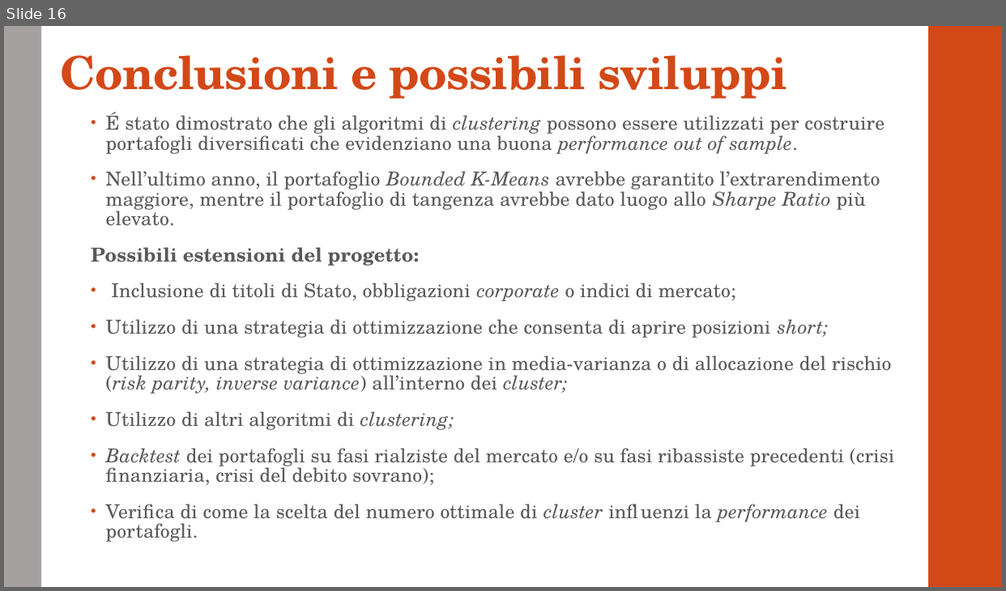
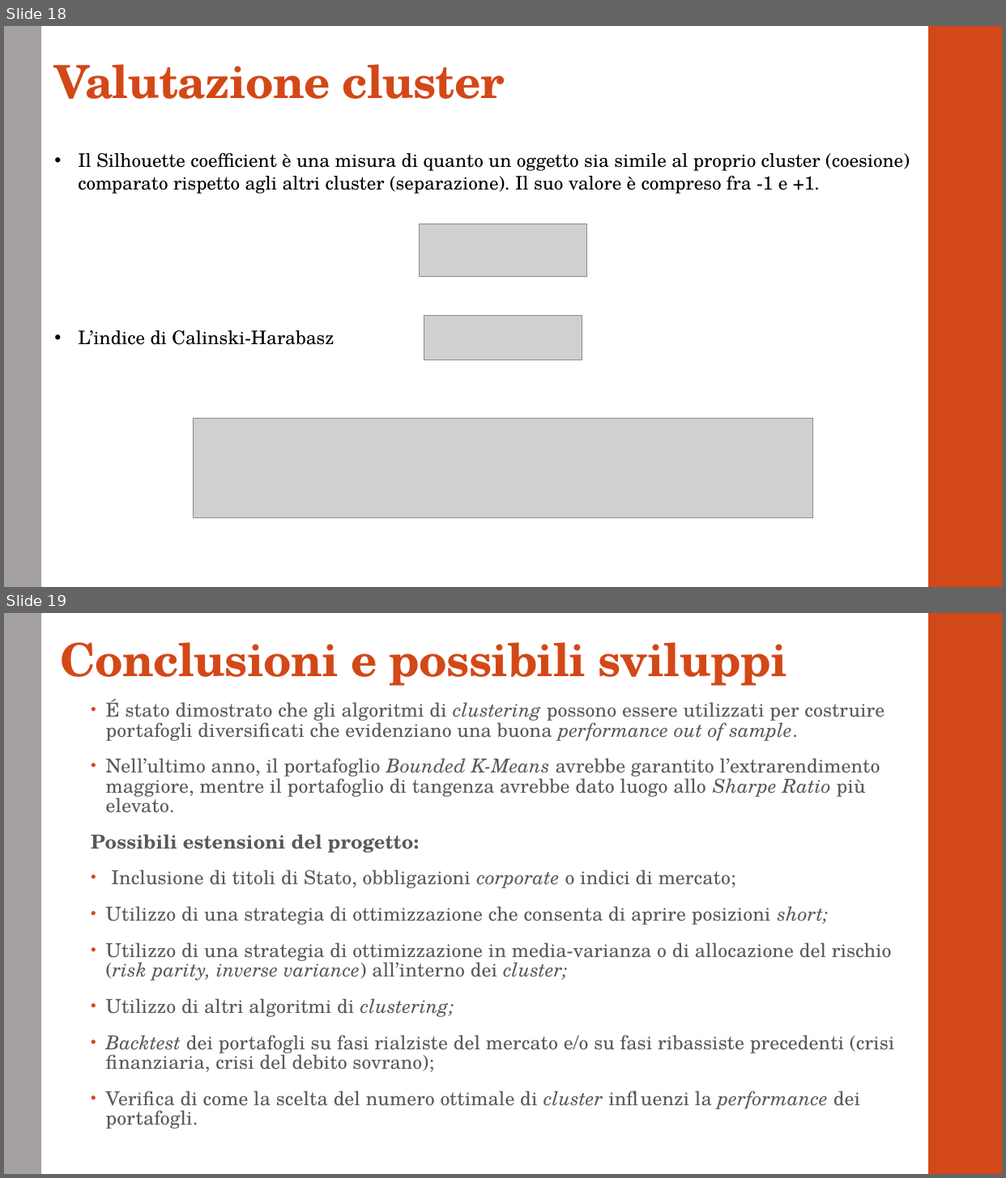
Before and after one commit to GiadaV/PROGETTO-PYTHON, a slide deck: presentazione.pptx. Shown one above the other, each under a label of ours: slide 16 before the commit, slides 18 and 19 after it. The pictures are 1006x591 and 1006x1178 pixels, drawn with LibreOffice and Linux fonts; fonts in the diff are those of the drawing; grey boxes stand for pictures. Boxes give left, top, right and bottom in pixels: in the first picture for what was removed or moved away, otherwise in the second. Text is boxed around its words. In the diff, an @@ line names an element or a change of style, - is before the commit and + after.

```diff
--- a/presentazione.pptx
+++ b/presentazione.pptx
@@ slide 18 added at bbox=[4, 26, 1002, 587], background #FFFFFF; not listed: 2 template elements that a slide beside it also shows @@
@@ title added at bbox=[55, 64, 505, 99], 44 pt, text #D34817, bold @@
+Valutazione cluster
@@ text added at bbox=[78, 153, 910, 194], 18 pt, text #000000 @@
+• Il Silhouette coefficient è una misura di quanto un oggetto sia simile al proprio cluster (coesione) comparato rispetto agli altri cluster (separazione). Il suo valore è compreso fra -1 e +1.
@@ picture added at bbox=[419, 224, 587, 277] @@
@@ picture added at bbox=[424, 316, 582, 360] @@
@@ text added at bbox=[78, 331, 334, 345], 18 pt, text #000000 @@
+• L’indice di Calinski-Harabasz
@@ picture added at bbox=[193, 418, 813, 518] @@
@@ what was slide 16 is now slide 19 @@
```
Also in this commit, not shown: 1 slide changed, 2 other slides added.
